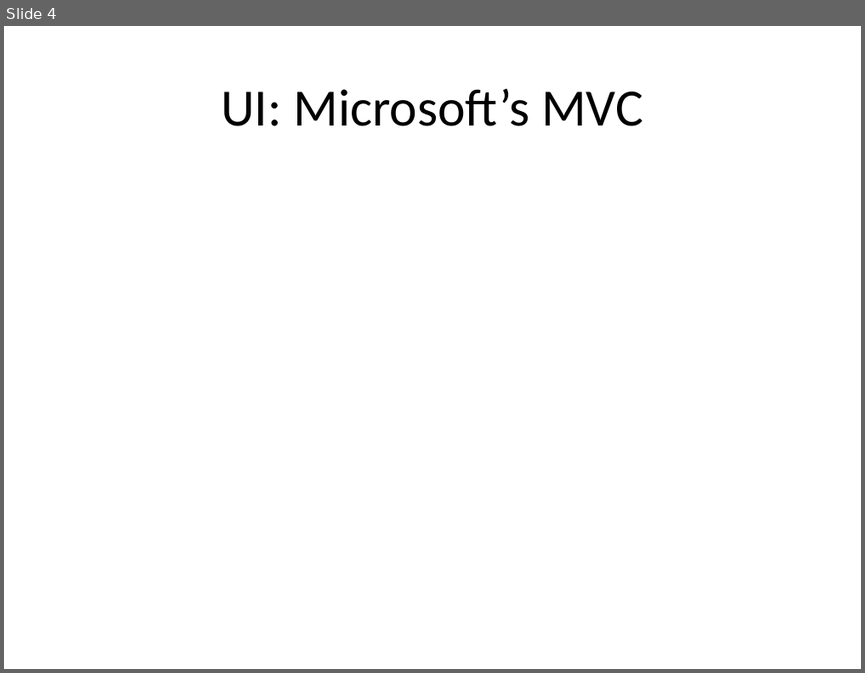
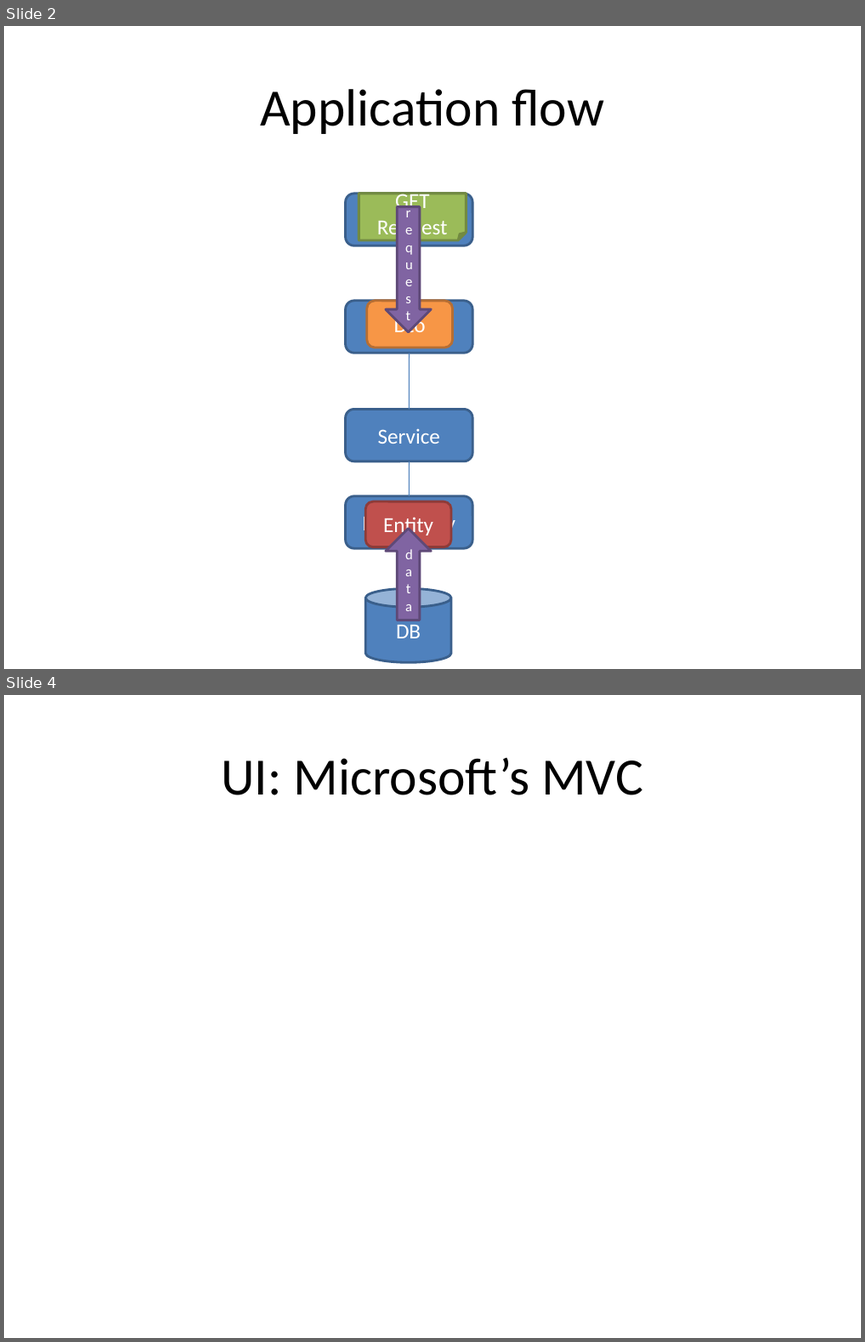
Before and after one commit to michelgrootjans/dkvlessonslearned, a slide deck: slides/Technical Session/Lessons learned.pptx. Shown one above the other, each under a label of ours: slide 4 before the commit, slides 2 and 4 after it; the slides between them are not shown. The pictures are 865x673 and 865x1342 pixels, drawn with LibreOffice and Linux fonts; fonts in the diff are those of the drawing. Boxes give left, top, right and bottom in pixels: in the first picture for what was removed or moved away, otherwise in the second. Text is boxed around its words. In the diff, an @@ line names an element or a change of style, - is before the commit and + after.

```diff
--- a/slides/Technical Session/Lessons learned.pptx
+++ b/slides/Technical Session/Lessons learned.pptx
@@ slide 2 added at (x1=4, y1=26, x2=861, y2=669), background #FFFFFF @@
@@ title added at (x1=260, y1=89, x2=604, y2=134), 44 pt, text #000000 @@
+Application flow
@@ rounded rectangle added at (x1=345, y1=193, x2=472, y2=245), fill #4F81BD, outline #3A5F8C 2 pt, 18 pt, text #FFFFFF @@
+Controller
@@ folded corner added at (x1=358, y1=193, x2=466, y2=238), fill #9BBB59, outline #738A42 2 pt, 18 pt, text #FFFFFF @@
+View
@@ folded corner added at (x1=358, y1=193, x2=466, y2=240), fill #9BBB59, outline #738A42 2 pt, 18 pt, text #FFFFFF @@
+GET Request
@@ down arrow added at (x1=386, y1=207, x2=431, y2=332), fill #8064A2, outline #5F4A78 2 pt, 12 pt, text #FFFFFF @@
+request
@@ line added from (409, 245) to (409, 301), #4B7EBC 0.75 pt @@
@@ rounded rectangle added at (x1=345, y1=301, x2=472, y2=352), fill #4F81BD, outline #3A5F8C 2 pt, 18 pt, text #FFFFFF @@
+Mapper
@@ rounded rectangle added at (x1=366, y1=301, x2=452, y2=347), fill #F79646, outline #B76F34 2 pt, 18 pt, text #FFFFFF @@
+Dto
@@ line added from (409, 409) to (409, 352), #4B7EBC 0.75 pt @@
@@ rounded rectangle added at (x1=345, y1=409, x2=472, y2=461), fill #4F81BD, outline #3A5F8C 2 pt, 18 pt, text #FFFFFF @@
+Service
@@ line added from (409, 461) to (409, 496), #4B7EBC 0.75 pt @@
@@ rounded rectangle added at (x1=345, y1=495, x2=472, y2=548), fill #4F81BD, outline #3A5F8C 2 pt, 18 pt, text #FFFFFF @@
+Repository
@@ rounded rectangle added at (x1=365, y1=501, x2=451, y2=547), fill #C0504D, outline #8E3B39 2 pt, 18 pt, text #FFFFFF @@
+Entity
@@ up arrow added at (x1=386, y1=528, x2=431, y2=620), fill #8064A2, outline #5F4A78 2 pt, 12 pt, text #FFFFFF @@
+data
@@ line added from (409, 548) to (409, 588), #4B7EBC 0.75 pt @@
@@ cylinder added at (x1=365, y1=588, x2=451, y2=662), fill #4F81BD, outline #3A5F8C 2 pt, 18 pt, text #FFFFFF @@
+DB
```
Also in this commit, not shown: 3 slides changed, 2 other slides added, 1 slide removed, 1 other file.
